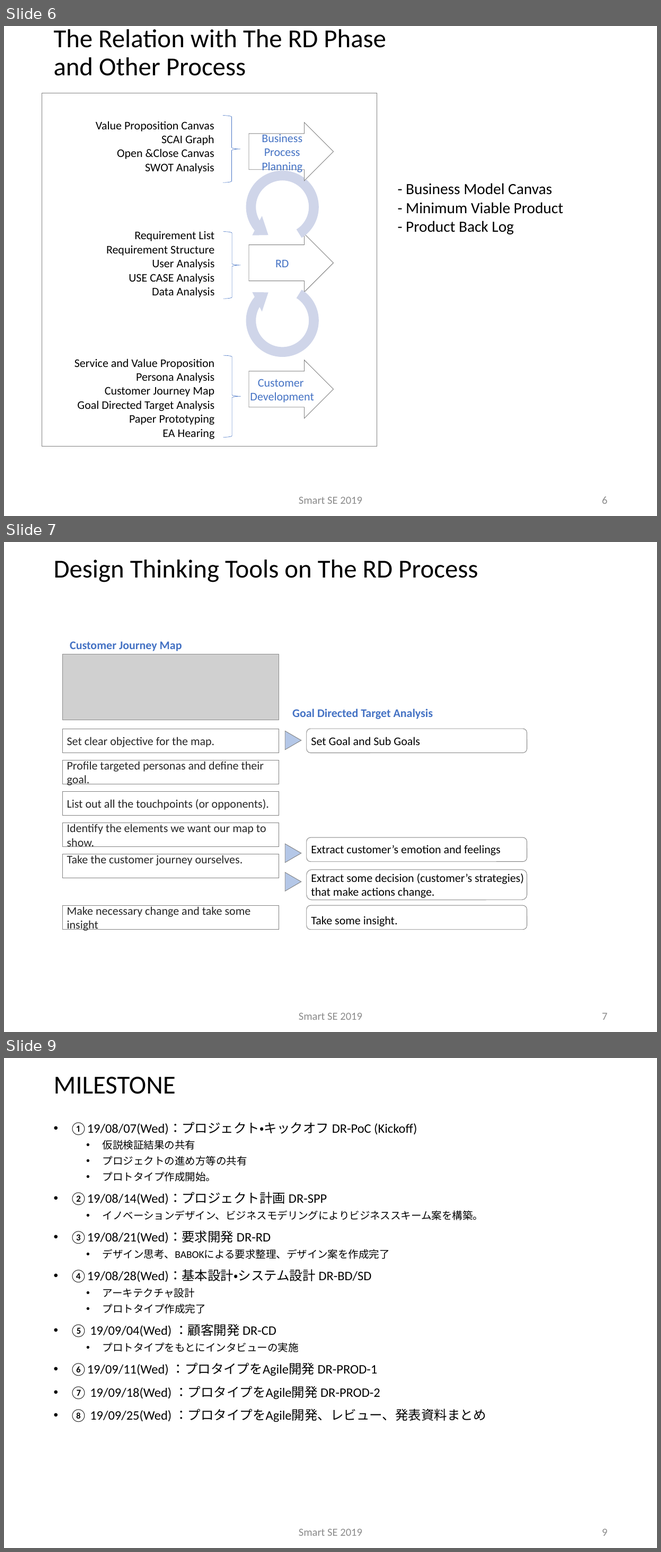
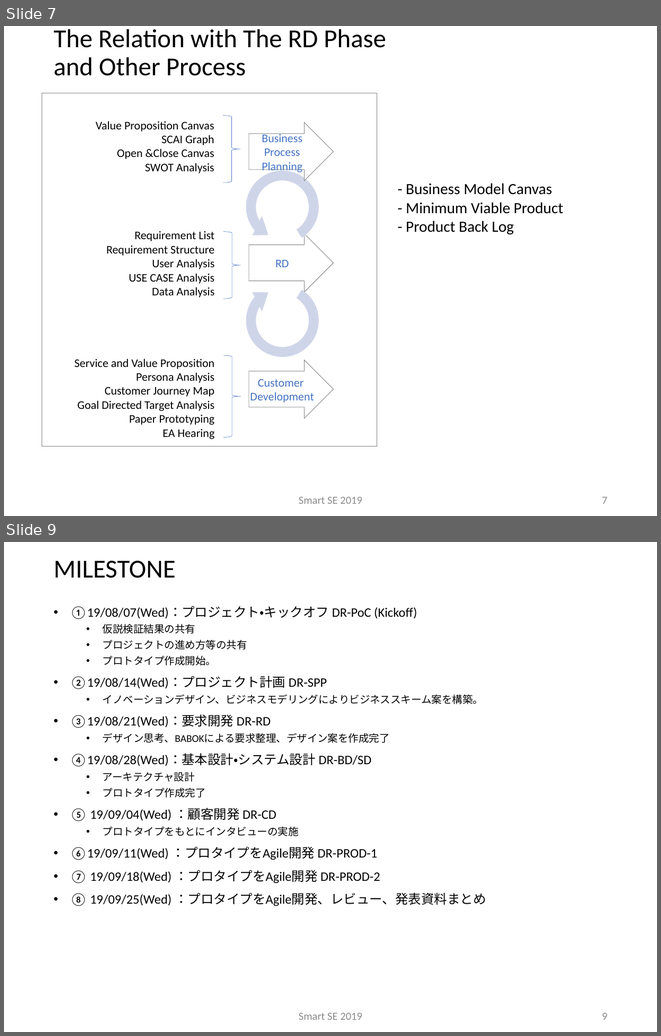
Before and after one commit to sakai-memoru/smartse19, a slide deck: _project_docs/SSE19_SPP.pptx. Shown one above the other, each under a label of ours: slides 6, 7 and 9 before the commit, slides 7 and 9 after it; the slides between them are not shown. The pictures are 661x1552 and 661x1036 pixels, drawn with LibreOffice and Linux fonts; fonts in the diff are those of the drawing; grey boxes stand for pictures; background and template pictures are left out. Boxes give left, top, right and bottom in pixels: in the first picture for what was removed or moved away, otherwise in the second. Text is boxed around its words. In the diff, an @@ line names an element or a change of style, - is before the commit and + after.

```diff
--- a/_project_docs/SSE19_SPP.pptx
+++ b/_project_docs/SSE19_SPP.pptx
@@ slide 7 removed at (4,542,657,1032), background #FFFFFF @@
@@ title removed at (54,559,478,582) @@
-Design Thinking Tools on The RD Process
@@ text removed at (70,641,182,651) @@
-Customer Journey Map
@@ picture removed at (62,654,279,720) @@
@@ text removed at (292,708,433,719) @@
-Goal Directed Target Analysis
@@ rectangle removed at (62,729,279,753) @@
-Set clear objective for the map.
@@ triangle removed at (285,731,301,750) @@
@@ rounded rectangle removed at (307,729,527,753) @@
@@ text removed at (311,737,420,745) @@
-Set Goal and Sub Goals
@@ rectangle removed at (62,760,279,784) @@
-Profile targeted personas and define their goal.
@@ rectangle removed at (62,791,279,815) @@
-List out all the touchpoints (or opponents).
@@ rectangle removed at (62,822,279,847) @@
-Identify the elements we want our map to show.
@@ triangle removed at (285,844,301,862) @@
@@ rounded rectangle removed at (307,837,527,862) @@
@@ rectangle removed at (62,854,279,878) @@
-Take the customer journey ourselves.
@@ text removed at (311,845,501,855) @@
-Extract customer’s emotion and feelings
@@ triangle removed at (285,872,301,891) @@
@@ rounded rectangle removed at (307,870,527,900) @@
@@ text removed at (311,873,524,898) @@
-Extract some decision (customer’s strategies)
-that make actions change.
@@ rectangle removed at (62,906,279,929) @@
-Make necessary change and take some insight
@@ rounded rectangle removed at (307,906,527,929) @@
@@ text removed at (311,916,398,926) @@
-Take some insight.
@@ text removed at (299,1013,362,1020) @@
-Smart SE 2019
@@ page number removed at (602,1013,607,1020) @@
-7
@@ what was slide 6 is now slide 7 @@
@@ page number at (602,497,607,504): text changed @@
-6
+7
```
Also in this commit, not shown: 5 slides changed, 3 slides added, 2 other slides removed, 10 other files.
